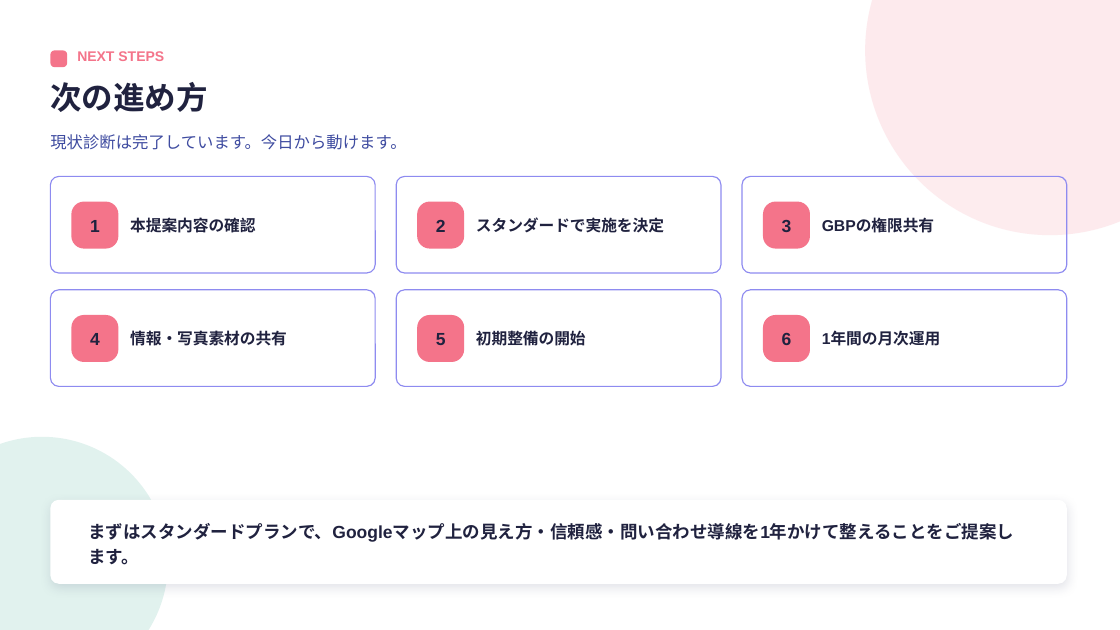
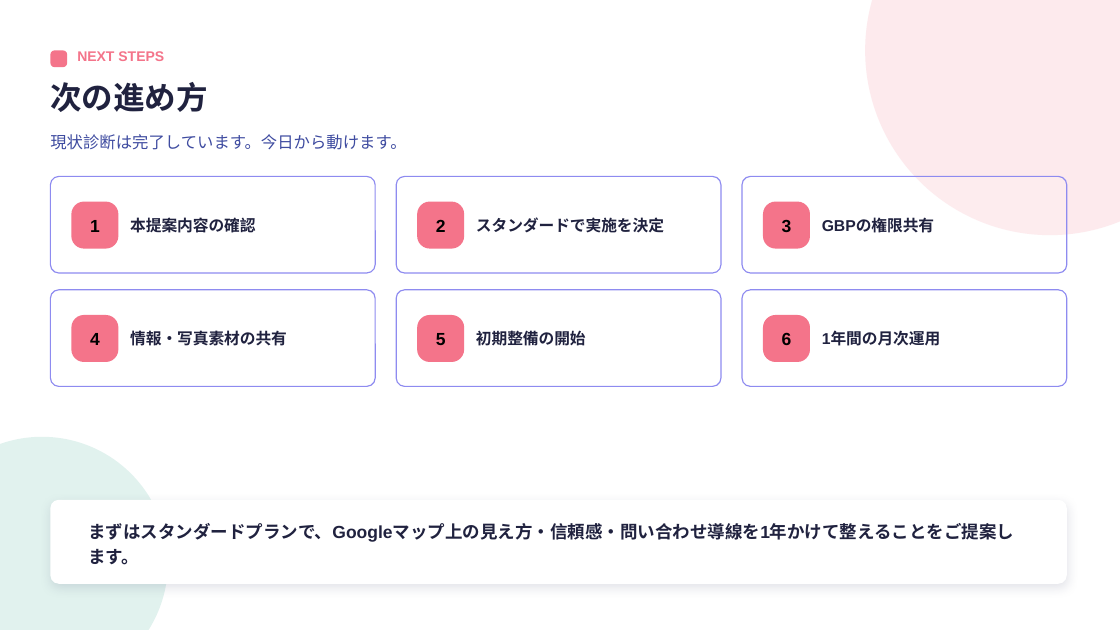
Before and after one commit to kkawano5-ui/website-redesign-machine-, a slide deck: slide 12 of proposal-generator/template/proposal_template.pptx. Drawn at 1120x630 pixels with LibreOffice and Linux fonts; fonts in the diff are those of the drawing. Boxes give left, top, right and bottom in pixels: in the first picture for what was removed or moved away, otherwise in the second. Text is boxed around its words. In the diff, an @@ line names an element or a change of style, - is before the commit and + after.

```diff
--- a/proposal-generator/template/proposal_template.pptx
+++ b/proposal-generator/template/proposal_template.pptx
@@ text colour #20223F to #000000 in 6 elements at [90, 220, 100, 232], [436, 219, 446, 232], [782, 219, 792, 232], [90, 333, 100, 345], [436, 333, 446, 345], [782, 333, 792, 345] @@
```
